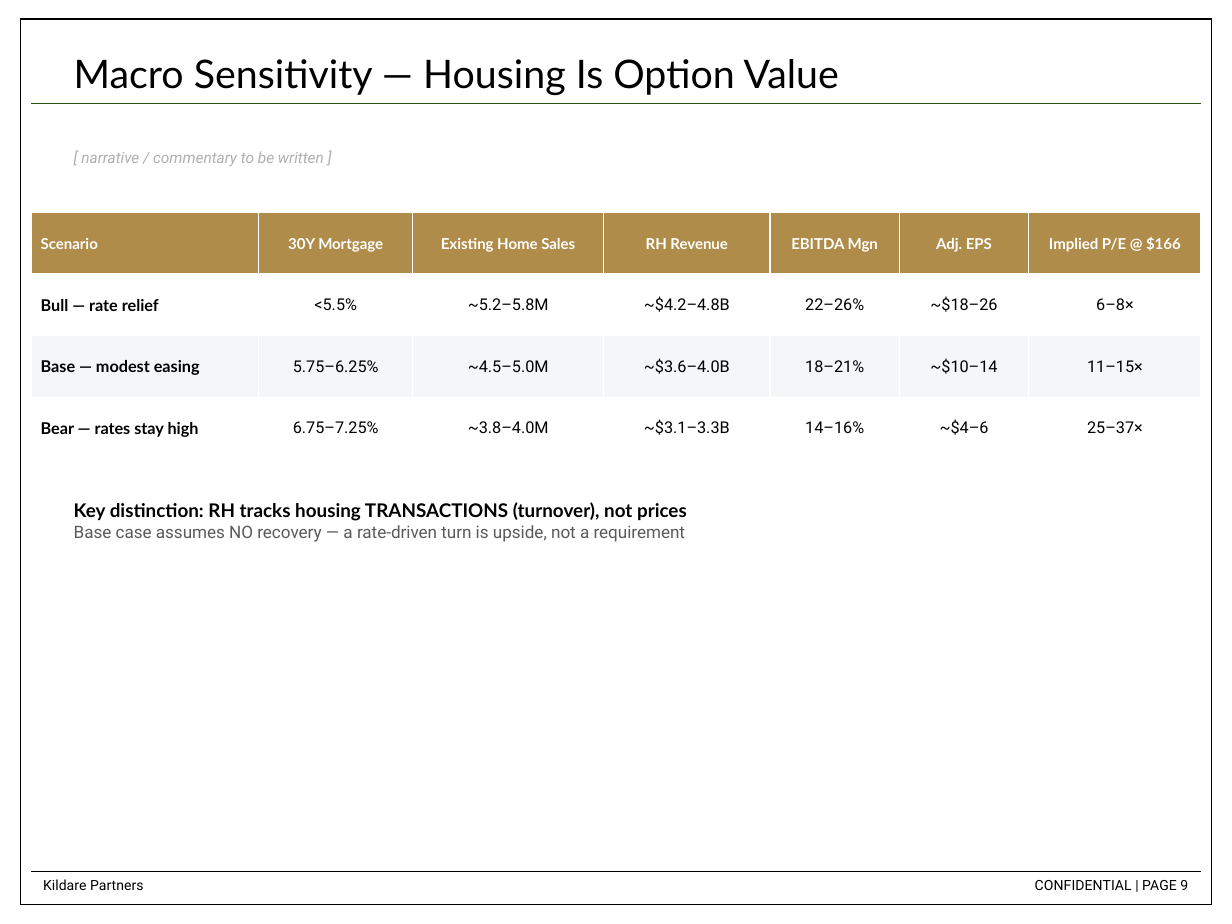
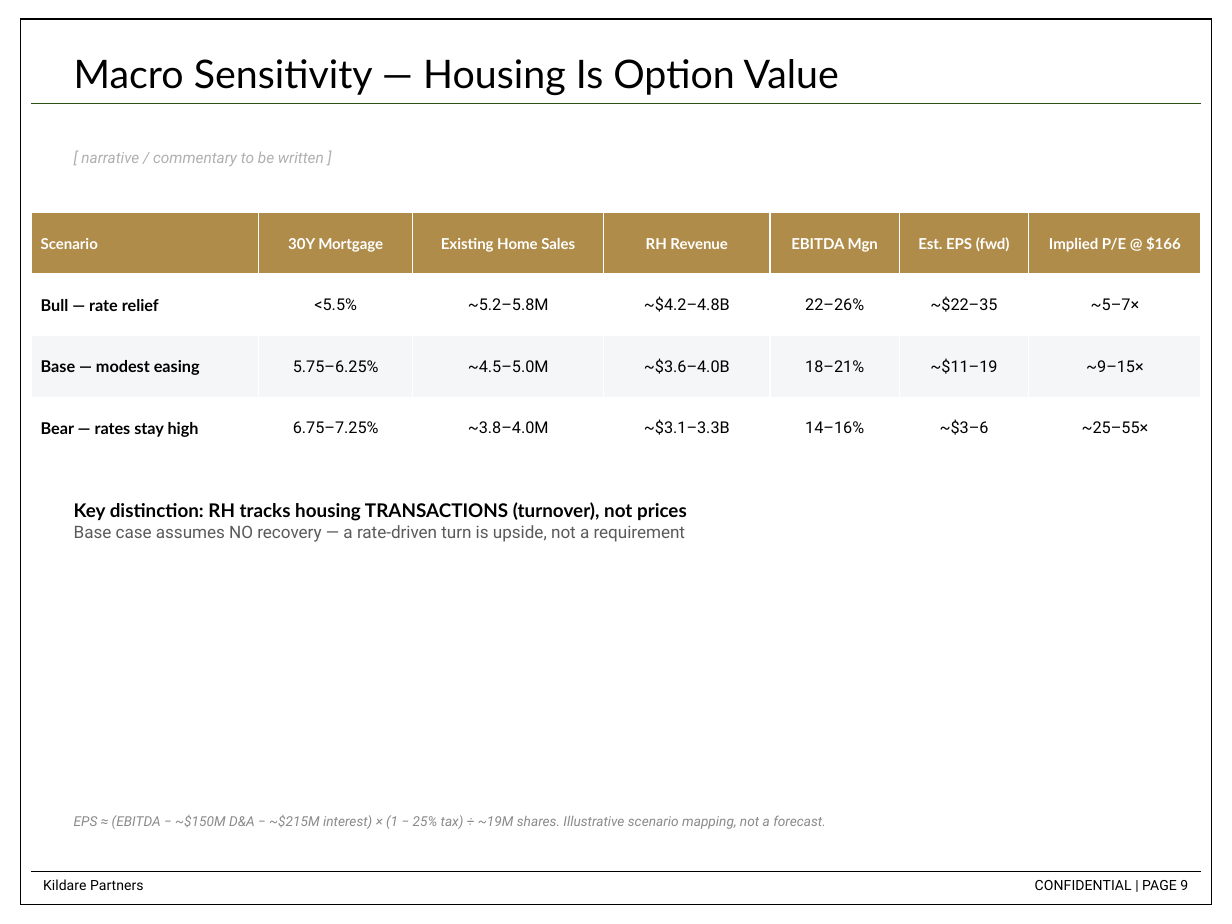
Before and after one commit to dchen88888/Nike-Stock-Pitch, a slide deck: slide 9 of RH_Stock_Pitch_updated.pptx. Drawn at 1232x924 pixels with LibreOffice and Linux fonts; fonts in the diff are those of the drawing. Boxes give left, top, right and bottom in pixels: in the first picture for what was removed or moved away, otherwise in the second. Text is boxed around its words. In the diff, an @@ line names an element or a change of style, - is before the commit and + after.

```diff
--- a/RH_Stock_Pitch_updated.pptx
+++ b/RH_Stock_Pitch_updated.pptx
@@ table at box(31, 213, 1201, 460) @@
-row 1, column 6: Adj. EPS
+row 1, column 6: Est. EPS (fwd)
-row 2, column 6: ~$18–26
+row 2, column 6: ~$22–35
-row 2, column 7: 6–8×
+row 2, column 7: ~5–7×
-row 3, column 6: ~$10–14
+row 3, column 6: ~$11–19
-row 3, column 7: 11–15×
+row 3, column 7: ~9–15×
-row 4, column 6: ~$4–6
+row 4, column 6: ~$3–6
-row 4, column 7: 25–37×
+row 4, column 7: ~25–55×
@@ text added at box(74, 815, 826, 829), 8 pt, text #8A8A8A, italic @@
+EPS ≈ (EBITDA − ~$150M D&A − ~$215M interest) × (1 − 25% tax) ÷ ~19M shares. Illustrative scenario mapping, not a forecast.
```
